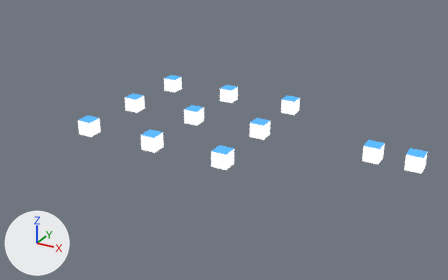
One commit to the Blender file examples/properties/properties.blend: the scene before it, then after it.
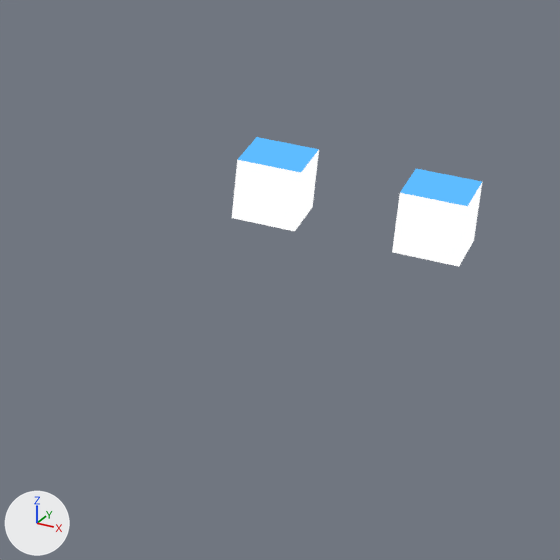
The first picture shows the older version from a 50 mm lens placed at (41.9, -57.6, 31.1), pointed at (8.2, 3.6, 0.5). The close-ups show both versions on the part from 67% to 100% of the width and 37% to 90% of the height of that picture; other places that the commit changed are outside them. Every picture has the same lights, and +X, +Y and +Z are marked at lower left.

Names of what the first close-up shows: 'Cube.009', 'Parent'.
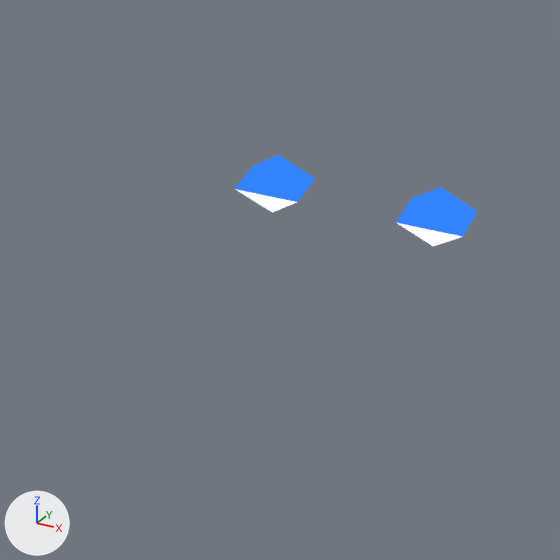
Patch to the scene script:
```diff
--- a/examples/properties/properties.blend.py
+++ b/examples/properties/properties.blend.py
@@ me_diamond @@
+me_diamond.from_pydata(...)  # 6 vertices, 8 faces; spans x -1.0..1.0, y -1.0..1.0, z -1.0..1.0
+me_diamond.materials.append(mat_material)
@@ ob_cube_009 @@
-ob_cube_009 = bpy.data.objects.new('Cube.009', me_cube)
+ob_cube_009 = bpy.data.objects.new('Cube.009', me_diamond)
 ob_cube_009.location = (30.0, 10.0, 0.0)
@@ ob_parent @@
-ob_parent = bpy.data.objects.new('Parent', me_cube)
+ob_parent = bpy.data.objects.new('Parent', me_diamond)
 ob_parent.location = (25.0, 10.0, 0.0)
```

Boxes (x1, y1, x2, y2) around the edits, measured in the close-ups (560 x 560 px):
'Cube.009', reshaped (9% narrower, 39% shorter): before (392, 169, 482, 267); after (396, 187, 478, 246)
'Parent', reshaped (7% narrower, 39% shorter): before (232, 137, 319, 231); after (235, 155, 316, 212)
